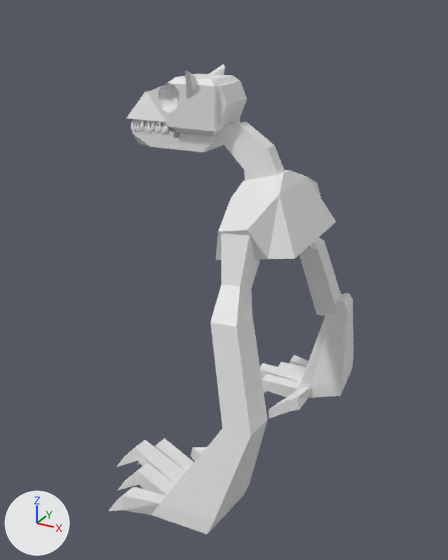
An edit to the Blender file CatDeity.blend, drawn before and after from the same camera.
Rendered twice from a 50 mm lens placed at (31.7, -67.7, 55.2), pointed at (-2.6, -5.2, 24.0). Every picture has the same lights, and +X, +Y and +Z are marked at lower left. The older version comes first.

In view in the first picture: 'Arm1(1)', 'Arm1(2)', 'Arm1(3)', 'Arm2(2)', 'Arm2(3)', 'Chest&Neck', 'Lower Skull', 'UpperSkull'.
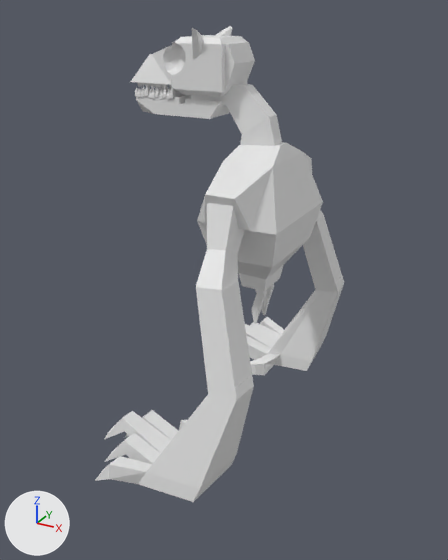
Location of each change, (x1, y1, x2, y2) in pixels of the pictures (448 x 560 px):
'Arm1(3)', moved, turned, rescaled
    before: (109, 410, 268, 534)
    after: (95, 376, 254, 502)
'Chest&Neck', reshaped, moved, turned
    before: (188, 122, 336, 260)
    after: (191, 84, 323, 291)
'UpperSkull', moved
    before: (127, 65, 247, 135)
    after: (131, 26, 255, 97)
'Arm2(3)', moved, turned
    before: (260, 293, 353, 418)
    after: (245, 276, 344, 375)
'Arm1(2)', moved, turned, rescaled
    before: (211, 316, 267, 436)
    after: (196, 281, 254, 400)
'Arm1(1)', moved, turned, rescaled
    before: (210, 234, 260, 327)
    after: (196, 203, 245, 290)
'Lower Skull', moved, turned
    before: (131, 120, 222, 152)
    after: (135, 85, 229, 119)
'Arm2(2)', moved, turned, rescaled
    before: (299, 237, 341, 316)
    after: (303, 214, 342, 293)
'Leg2', added
    after: (251, 289, 267, 324)
'Leg1', added
    after: (261, 284, 274, 315)
'Arm2(1)', moved, turned (not visible before)
    after: (316, 210, 323, 221)
part 1 of me_cube_004, reshaped
    before: (218, 170, 336, 259)
    after: (197, 142, 323, 291)

Edits to the bpy script that builds the scene:
```text
Change me_cube_004:
    used by ob_chest_neck; location = (3.5, -4.3, 33.3); rotation_euler = (0.0018, -0.202, 0.0201), in degrees (0.1, -12, 1.2); scale = (4.81, 6.84, 3.18)
    remove me_cube_004.from_pydata(...)  # 51 vertices, 46 faces; spans x -1.7..1.0, y -1.51..1.51, z -1.0..3.37
    add me_cube_004.from_pydata(...)  # 147 vertices, 142 faces; spans x -1.7..1.0, y -1.51..1.51, z -3.86..3.37
    me_cube_004 part 1
    16 faces are deleted
    76 vertices are added at x -1.0..1.0, y -1.29..1.29, z -3.86..1.5
    14 new vertices lie (0.21, 0.0, 0.0) away from vertices in x -0.32..0.11, y -0.32..0.32, z -3.86
    6 new vertices lie (0.0, 0.12, 0.0) away from vertices in x -0.37..0.37, y -0.37..0.25, z -3.31
    112 new faces join them
Add me_cube_007:
    me_cube_007.from_pydata([(-0.11, -0.21, -3.86), (0.11, -0.21, -3.86), (-0.11, -0.11, -3.86), (0.11, -0.11, -3.86), (0.02, -0.21, -4.35), (0.23, -0.21, -4.35), (0.02, -0.11, -4.35), (0.23, -0.11, -4.35), (-0.11, -0.21, -5.07), (0.1, -0.21, -5.07), (-0.11, -0.11, -5.07), (0.1, -0.11, -5.07), (-0.03, -0.21, -5.65), (0.02, -0.21, -5.65), (-0.03, -0.18, -5.65), (0.02, -0.18, -5.65)], [], [(4, 6, 10, 8), (0, 2, 6, 4), (3, 1, 5, 7), (2, 3, 7, 6), (1, 0, 4, 5), (5, 4, 8, 9), (7, 5, 9, 11), (6, 7, 11, 10), (12, 14, 15, 13), (8, 10, 14, 12), (9, 8, 12, 13), (11, 9, 13, 15), (10, 11, 15, 14), (1, 3, 2), (1, 2, 0)])
Add me_cube_006:
    me_cube_006.from_pydata([(0.11, 0.21, -3.86), (-0.11, 0.21, -3.86), (0.11, 0.11, -3.86), (-0.11, 0.11, -3.86), (0.23, 0.21, -4.35), (0.02, 0.21, -4.35), (0.23, 0.11, -4.35), (0.02, 0.11, -4.35), (0.1, 0.21, -5.07), (-0.11, 0.21, -5.07), (0.1, 0.11, -5.07), (-0.11, 0.11, -5.07), (0.02, 0.2, -5.65), (-0.03, 0.2, -5.65), (0.02, 0.17, -5.65), (-0.03, 0.17, -5.65)], [], [(3, 1, 5, 7), (2, 3, 7, 6), (7, 5, 9, 11), (1, 0, 4, 5), (0, 2, 6, 4), (11, 9, 13, 15), (10, 11, 15, 14), (5, 4, 8, 9), (4, 6, 10, 8), (6, 7, 11, 10), (13, 12, 14, 15), (9, 8, 12, 13), (8, 10, 14, 12), (2, 0, 1), (2, 1, 3)])
Change ob_lower_skull:
    ob_lower_skull.rotation_euler: (-0.00521, -0.00968, 0.00595) -> (0.0, 0.0, 0.0)  # degrees (-0.3, -0.6, 0.3) -> degrees (0, 0, 0)
    ob_lower_skull.location: (-5.4, -4.6, 44.8) -> (-4.5, -4.7, 48.6)
Change ob_upperskull:
    ob_upperskull.location: (-5.1, -2.0, 47.8) -> (-4.2, -2.0, 52.0)
Change ob_chest_neck:
    ob_chest_neck.rotation_euler: (0.0018, -0.202, 0.0201) -> (0.0, 0.0, 0.0)  # degrees (0.1, -12, 1.2) -> degrees (0, 0, 0)
    ob_chest_neck.location: (3.5, -4.3, 33.3) -> (2.2, -4.6, 36.8)
Change ob_arm1_3:
    ob_arm1_3.location: (4.1, -13.9, 30.8) -> (2.3, -13.6, 34.3)
    ob_arm1_3.rotation_euler: (0.457, 3.048, 0.0) -> (-0.457, -0.0941, 0.0)  # degrees (26, 175, 0) -> degrees (-26, -5.4, 0)
    ob_arm1_3.scale: (-1.63, -2.01, -2.61) -> (1.63, -2.01, 2.61)
Change ob_arm1_2:
    add ob_arm1_2.parent = ob_arm1_3
    add ob_arm1_2.matrix_parent_inverse = Matrix(((0.61, 0.0, 0.0576, -4.271), (-0.0206, -0.446, 0.219, -12.84), (-0.0323, 0.169, 0.342, -8.055), (0.0, 0.0, 0.0, 1.0)))
    ob_arm1_2.rotation_euler: (0.457, 3.048, 0.0) -> (-0.457, -0.0941, 0.0)  # degrees (26, 175, 0) -> degrees (-26, -5.4, 0)
    ob_arm1_2.scale: (-1.63, -2.01, -2.61) -> (1.63, -2.01, 2.61)
Change ob_arm1_1:
    ob_arm1_1.rotation_euler: (0.457, 3.048, 0.0) -> (-0.457, -0.0941, 0.0)  # degrees (26, 175, 0) -> degrees (-26, -5.4, 0)
    ob_arm1_1.scale: (-1.63, -2.01, -2.61) -> (1.63, -2.01, 2.61)
Change ob_arm2_3:
    ob_arm2_3.location: (-0.5, 4.7, 29.7) -> (2.3, 4.5, 34.3)
    ob_arm2_3.rotation_euler: (0.457, -0.387, 0.00992) -> (0.457, -0.0941, 0.0)  # degrees (26, -22, 0.6) -> degrees (26, -5.4, 0)
Change ob_arm2_2:
    add ob_arm2_2.parent = ob_arm2_3
    add ob_arm2_2.matrix_parent_inverse = Matrix(((0.61, 0.0, 0.0576, -4.271), (-0.0206, -0.446, 0.219, -12.84), (-0.0323, 0.169, 0.342, -8.055), (0.0, 0.0, 0.0, 1.0)))
    ob_arm2_2.location: (2.546, 4.904, 30.35) -> (4.092, -13.88, 30.81)
    ob_arm2_2.rotation_euler: (0.457, -0.0941, 0.0) -> (-0.457, -0.0941, 0.0)  # degrees (26, -5.4, 0) -> degrees (-26, -5.4, 0)
    ob_arm2_2.scale: (1.63, 2.01, 2.61) -> (1.63, -2.01, 2.61)
Change ob_arm2_1:
    add ob_arm2_1.parent = ob_arm2_3
    add ob_arm2_1.matrix_parent_inverse = Matrix(((0.61, 0.0, 0.0576, -4.271), (-0.0206, -0.446, 0.219, -12.84), (-0.0323, 0.169, 0.342, -8.055), (0.0, 0.0, 0.0, 1.0)))
Add ob_leg2:
    ob_leg2 = bpy.data.objects.new('Leg2', me_cube_007)
    ob_leg2.location = (2.2, -4.6, 37.4)
    ob_leg2.scale = (4.81, 6.84, 3.18)
Add ob_leg1:
    ob_leg1 = bpy.data.objects.new('Leg1', me_cube_006)
    ob_leg1.location = (2.2, -4.6, 37.4)
    ob_leg1.scale = (4.81, 6.84, 3.18)
```
